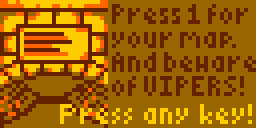
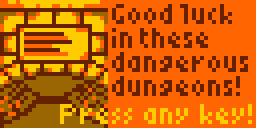
Revision of a layered 256×128 image; what changed, layer by layer:
hid "clown copy", painted on it over bbox(108, 0, 256, 128)
painted on "clown" over bbox(108, 0, 256, 128)
